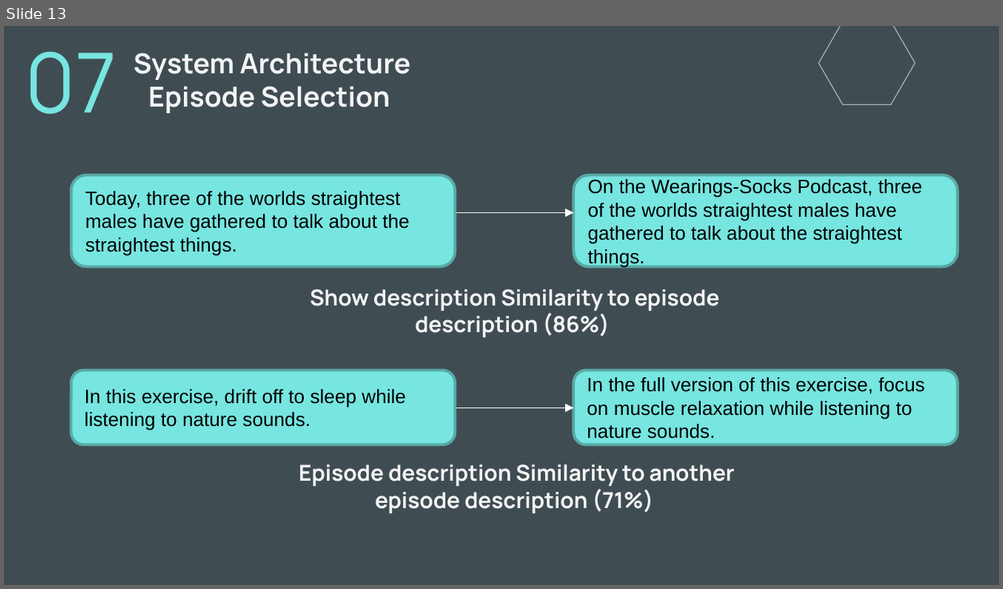
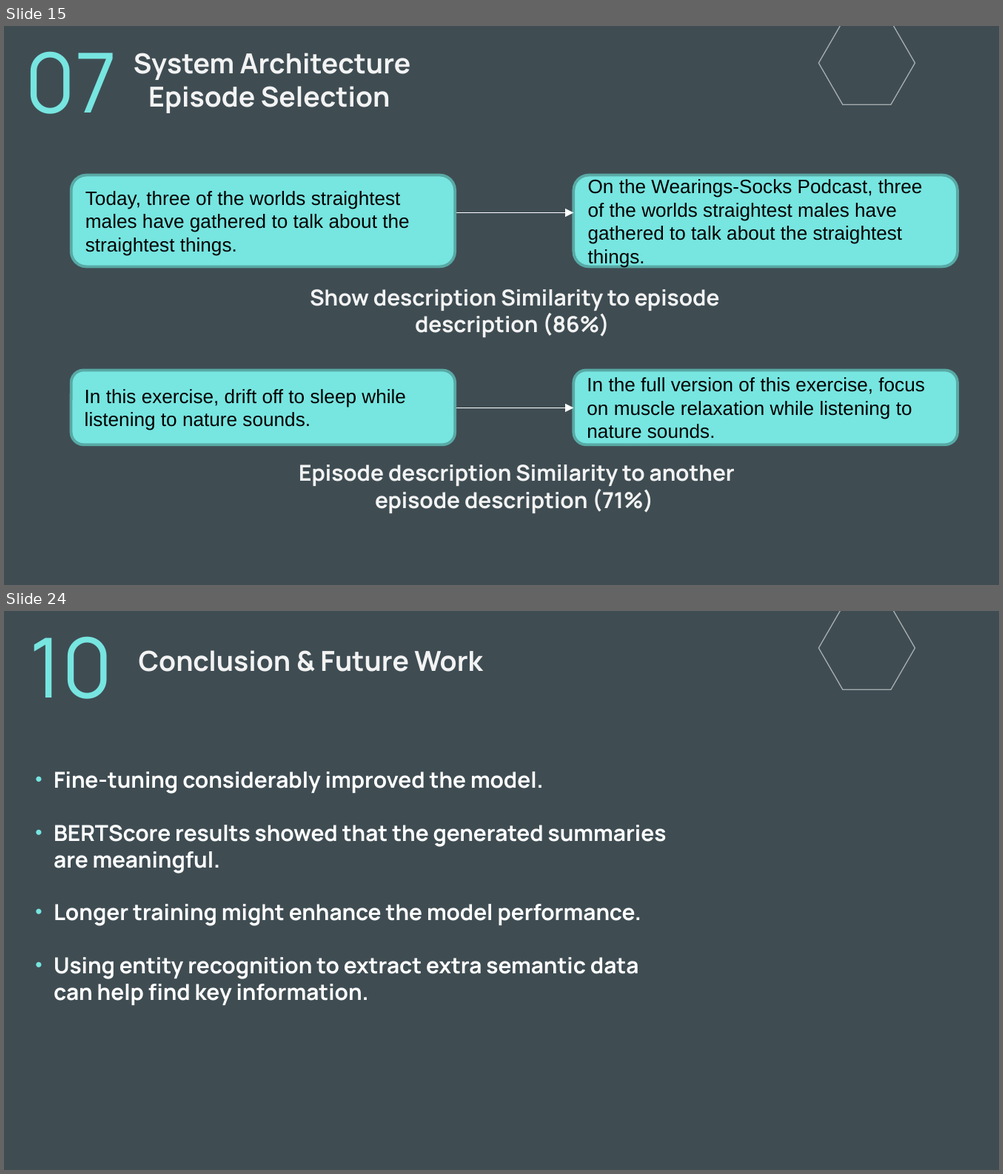
Before and after one commit to Voeii/Podcast-Sum, a slide deck: Prez.pptx. Shown one above the other, each under a label of ours: slide 13 before the commit, slides 15 and 24 after it; the slides between them are not shown. The pictures are 1003x589 and 1003x1174 pixels, drawn with LibreOffice and Linux fonts; fonts in the diff are those of the drawing. Boxes give left, top, right and bottom in pixels: in the first picture for what was removed or moved away, otherwise in the second. Text is boxed around its words. In the diff, an @@ line names an element or a change of style, - is before the commit and + after.

```diff
--- a/Prez.pptx
+++ b/Prez.pptx
@@ slide 24 added at bbox=[4, 611, 999, 1170], background #3F4D53 @@
@@ freeform shape added at bbox=[817, 611, 915, 691], fill #FFFFFF at 55% opacity @@
@@ title added at bbox=[30, 636, 113, 699], 60 pt, text #77E5E0 @@
+10
@@ title added at bbox=[139, 650, 482, 672], 20 pt, text #F3F3F3, bold @@
+Conclusion & Future Work
@@ subtitle added at bbox=[54, 772, 666, 1005], 16 pt, text #FFFFFF, bold @@
+• Fine-tuning considerably improved the model.
+• BERTScore results showed that the generated summaries
+  are meaningful.
+• Longer training might enhance the model performance.
+• Using entity recognition to extract extra semantic data
+  can help find key information.
@@ what was slide 13 is now slide 15 @@
```
Also in this commit, not shown: 13 slides changed, 7 other slides added, 1 slide removed.
